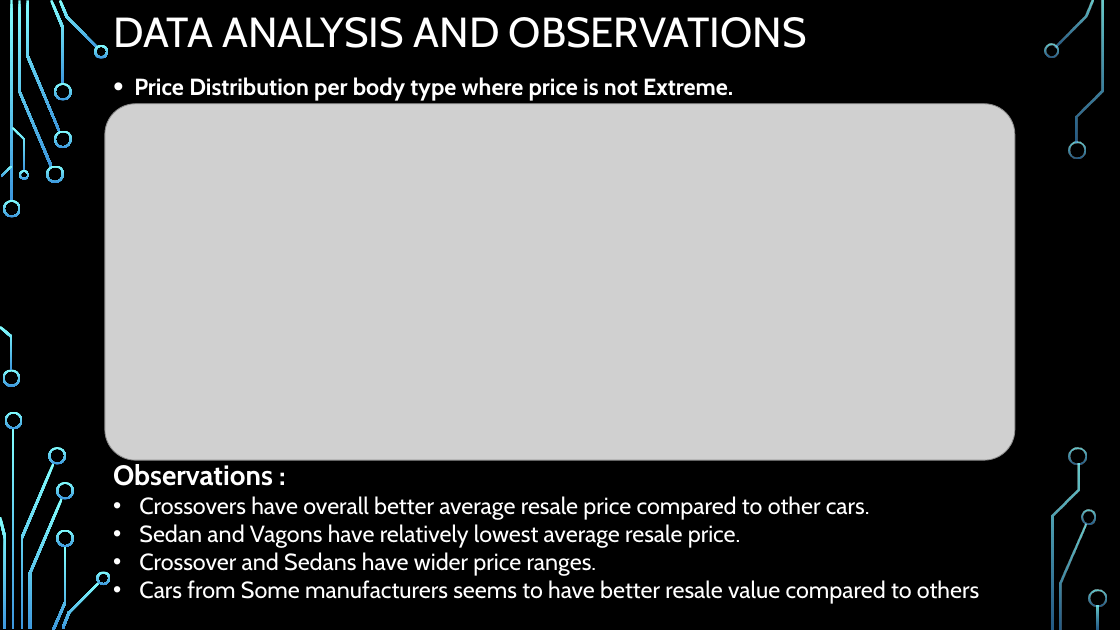
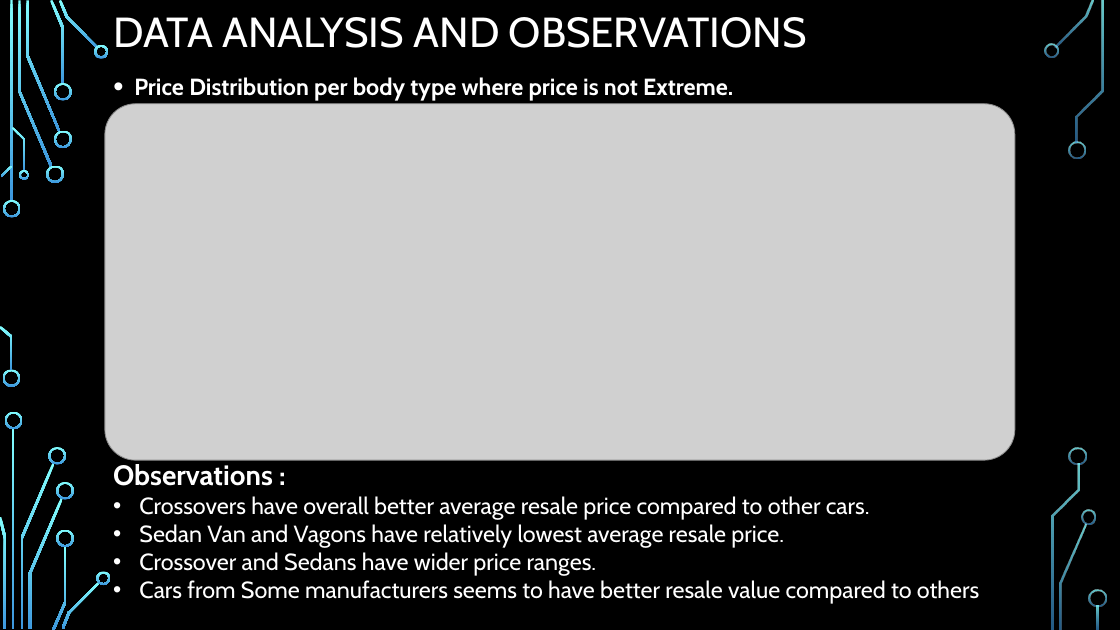
Before and after one commit to dhp6106/insaid-projects, a slide deck: slide 19 of term1/projects/CarSales/Term1-EDAProject-CarSales-DhavalParikh.pptx (slide 12 before the commit). Drawn at 1120x630 pixels with LibreOffice and Linux fonts; fonts in the diff are those of the drawing; grey boxes stand for pictures; background and template pictures are left out. Boxes give left, top, right and bottom in pixels: in the first picture for what was removed or moved away, otherwise in the second. Text is boxed around its words. In the diff, an @@ line names an element or a change of style, - is before the commit and + after.

```diff
--- a/term1/projects/CarSales/Term1-EDAProject-CarSales-DhavalParikh.pptx
+++ b/term1/projects/CarSales/Term1-EDAProject-CarSales-DhavalParikh.pptx
@@ text at (139, 524, 784, 548): text changed @@
-• Sedan and Vagons have relatively lowest average resale price.
+• Sedan Van and Vagons have relatively lowest average resale price.
```
Also in this commit, not shown: 5 other slides changed, 10 slides added, 8 slides removed, 8 other files.
